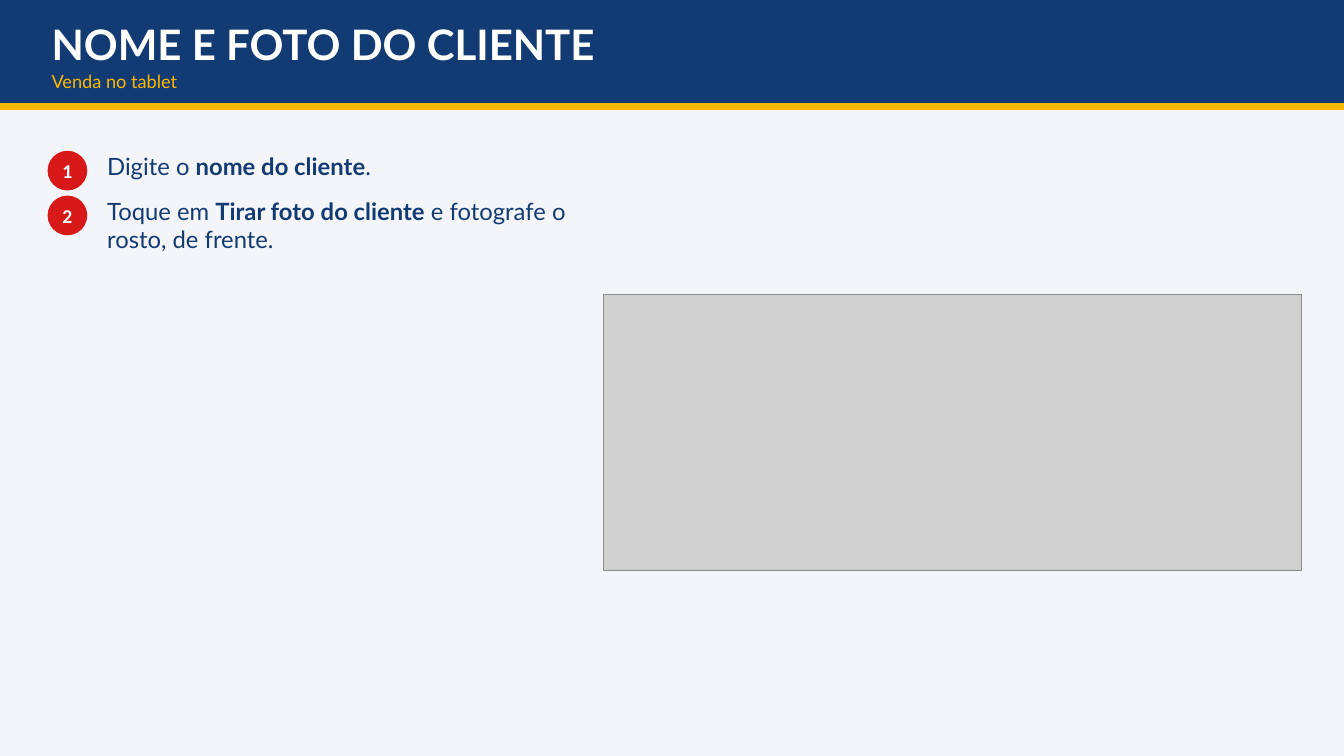
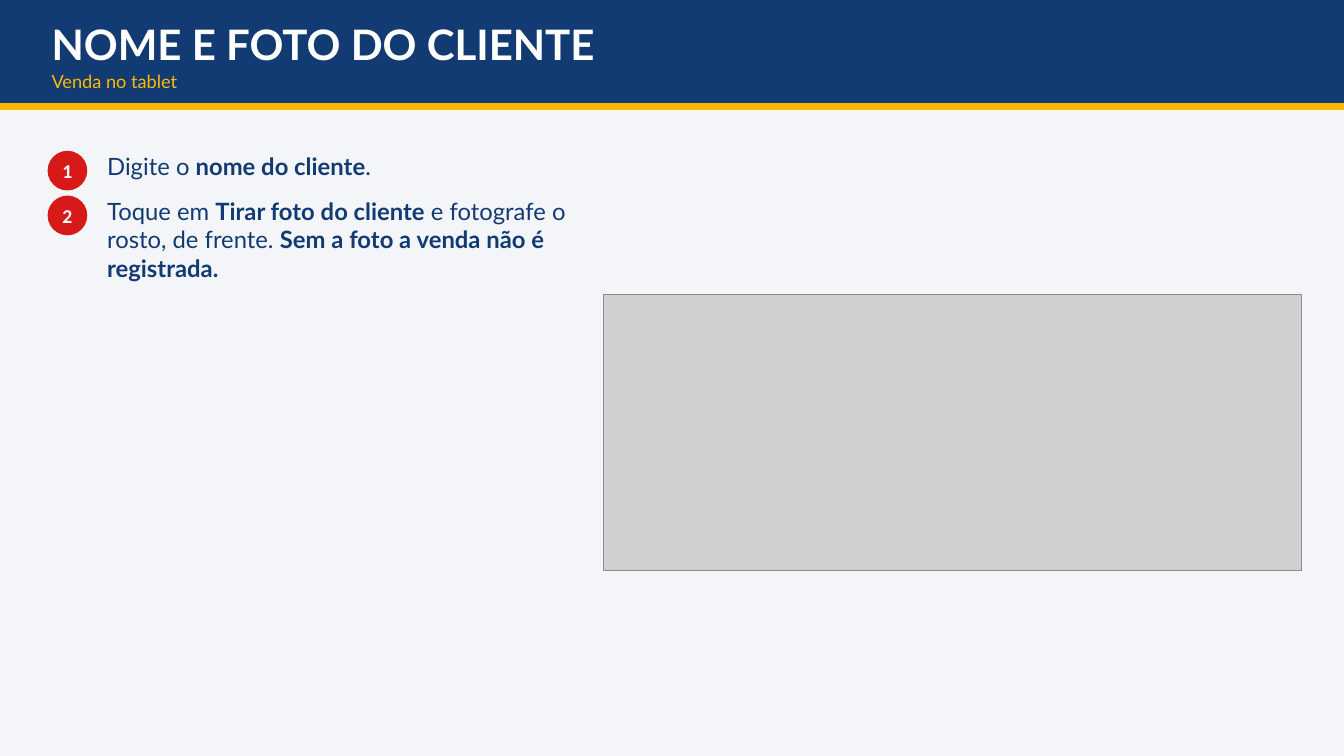
Before and after one commit to dudurezende10/eterna, a slide deck: slide 12 of docs/treinamento/entregaveis/Treinamento - Drone, Chute a Gol e Snap Pop - da venda a entrega.pptx. Drawn at 1344x756 pixels with LibreOffice and Linux fonts; fonts in the diff are those of the drawing; grey boxes stand for pictures. Boxes give left, top, right and bottom in pixels: in the first picture for what was removed or moved away, otherwise in the second. Text is boxed around its words. In the diff, an @@ line names an element or a change of style, - is before the commit and + after.

Commit message:
v99.24.1: Minhas vendas cabe no tablet; manual e apresentação do treinamento 1.1 (foto obrigatória, busca, fotos do Tour no vídeo, código de 12, lotes de cartões)

```diff
--- a/docs/treinamento/entregaveis/Treinamento - Drone, Chute a Gol e Snap Pop - da venda a entrega.pptx
+++ b/docs/treinamento/entregaveis/Treinamento - Drone, Chute a Gol e Snap Pop - da venda a entrega.pptx
@@ text at <box>107,202,566,282</box>: text changed; bold on @@
-Toque em Tirar foto do cliente e fotografe o rosto, de frente.
+Toque em Tirar foto do cliente e fotografe o rosto, de frente. Sem a foto a venda não é registrada.
```
Also in this commit, not shown: 8 other slides changed, 3 slides added, 22 other files.
